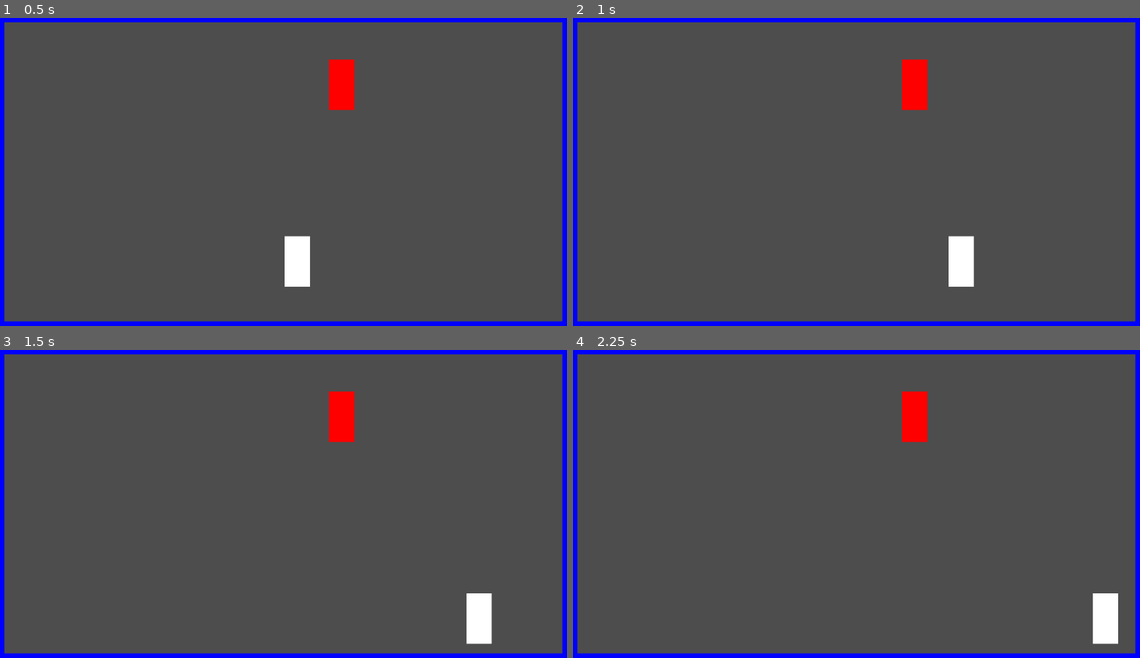
Above: before the commit, frames 1-4 (two rows, left to right).
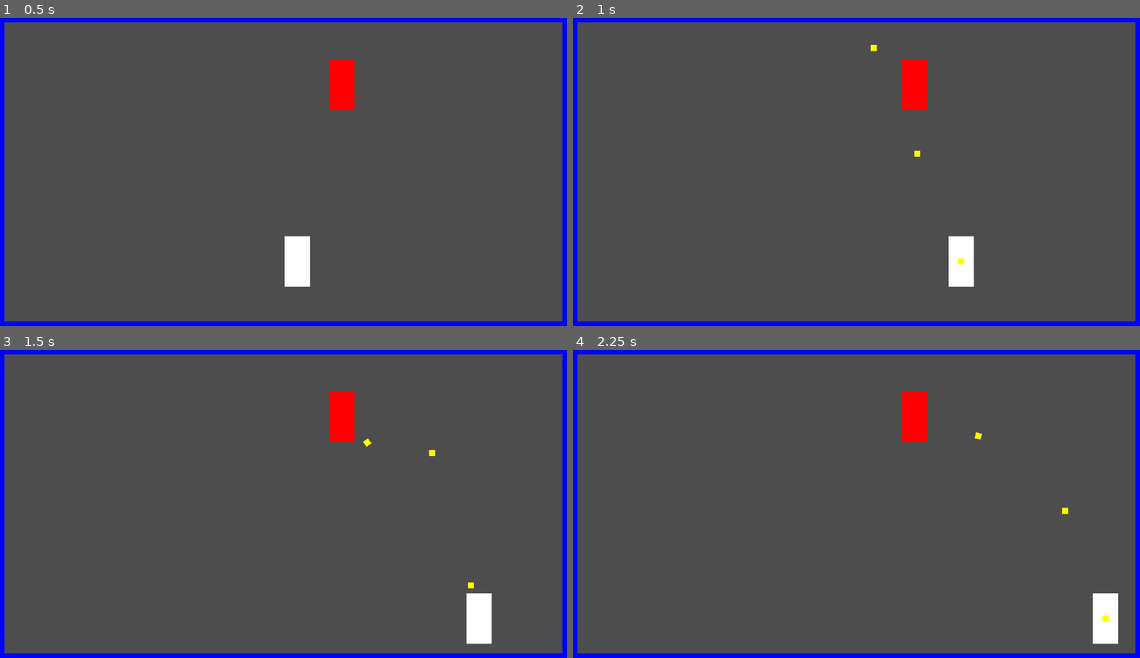
Above: after the commit, the same moments.

Repository: KDing0/GGJGodot
Game: Godot game, scene res://gamescene.tscn
The game is run twice, just before and just after one commit, with the same random seed, the same clock (stepped at 60 frames per second) and the same inputs.
Inputs (mouse positions are in pixels of both pictures, inside the frame that each line leads up to):
- Up to frame 1 (0.5 s): no input
- Up to frame 2 (1 s): tap Enter at 0.5 s; move the mouse to (986, 156) at 0.52 s; press the mouse at (986, 156) at 0.53 s; hold Right (ui_right) from 0.53 s (still down)
- Up to frame 3 (1.5 s): move the mouse to (170, 519) at 1.27 s; release Right (ui_right) at 1.28 s; release the mouse at (170, 519) at 1.28 s; hold Down (ui_down) from 1.28 s (still down); click (170, 519) at 1.35 s
- Up to frame 4 (2.25 s): tap Space at 2 s; move the mouse to (918, 433) at 2.02 s; release Down (ui_down) at 2.03 s; press the mouse at (918, 433) at 2.03 s; hold Right (ui_right) from 2.03 s (still down)

Frame 1 is identical in both runs. In frame 2, less than 0.1% of the frame differs, in the area x 52-70%, y 8-81%; in frame 3, less than 0.1%; in frame 4, less than 0.1%, in the area x 70-95%, y 26-89%.

Commit message:
added player shooting

Diff:
--- /dev/null
+++ b/src/Bullets/Bullet.gd
@@ -0,0 +1,13 @@
+extends RigidBody2D
+
+
+# Called when the node enters the scene tree for the first time.
+func _ready():
+	self.body_entered.connect(_on_Bullet_body_entered)
+
+func _on_Bullet_body_entered(body):
+	# Check if the bullet has collided with a wall
+	var collisionLayer = body.get_collision_layer()
+	print(collisionLayer)
+	if collisionLayer == 1:
+		queue_free()  # Remove the bullet from the scene upon collision with a wall):
--- a/src/Bullets/Bullet.tscn
+++ b/src/Bullets/Bullet.tscn
@@ -1,4 +1,6 @@
-[gd_scene load_steps=3 format=3 uid="uid://ukc04gvtb3x4"]
+[gd_scene load_steps=4 format=3 uid="uid://ukc04gvtb3x4"]
+
+[ext_resource type="Script" path="res://Bullets/Bullet.gd" id="1_6c6jx"]
 
 [sub_resource type="QuadMesh" id="QuadMesh_sqcps"]
 
@@ -6,7 +8,10 @@
 
 [node name="Bullet" type="RigidBody2D"]
 collision_layer = 8
-collision_mask = 7
+collision_mask = 5
+max_contacts_reported = 1
+contact_monitor = true
+script = ExtResource("1_6c6jx")
 
 [node name="MeshInstance2D" type="MeshInstance2D" parent="."]
 modulate = Color(1, 1, 0, 1)
--- a/src/Player/player.gd
+++ b/src/Player/player.gd
@@ -3,7 +3,11 @@
 ##TODO add animation
 
 const SPEED = 400.0
+var BULLETSPEED = 1000  # Adjust this value to control the bullet speed
+var FIRERATE = 0.2
 
+var bullet_scene = preload("res://Bullets/Bullet.tscn")
+var can_fire = true
 
 func _physics_process(delta):
 
@@ -22,3 +26,18 @@
 		velocity.y = move_toward(velocity.y, 0, 15)
 
 	move_and_slide()
+
+	if Input.is_action_pressed("shoot") and can_fire:
+		shoot()
+
+
+func shoot():
+	var bullet_instance = bullet_scene.instantiate() #bullet_scene.instance()
+	bullet_instance.position = global_position
+	bullet_instance.gravity_scale = 0
+	bullet_instance.linear_velocity = Vector2(0, -BULLETSPEED)
+	get_parent().add_child(bullet_instance)
+
+	can_fire = false
+	await get_tree().create_timer(FIRERATE).timeout
+	can_fire = true
--- a/src/Player/player.tscn
+++ b/src/Player/player.tscn
@@ -12,7 +12,7 @@
 [node name="player" type="CharacterBody2D"]
 position = Vector2(-1, -2)
 collision_layer = 2
-collision_mask = 13
+collision_mask = 5
 script = ExtResource("1_3kvjb")
 
 [node name="CollisionShape2D" type="CollisionShape2D" parent="."]
